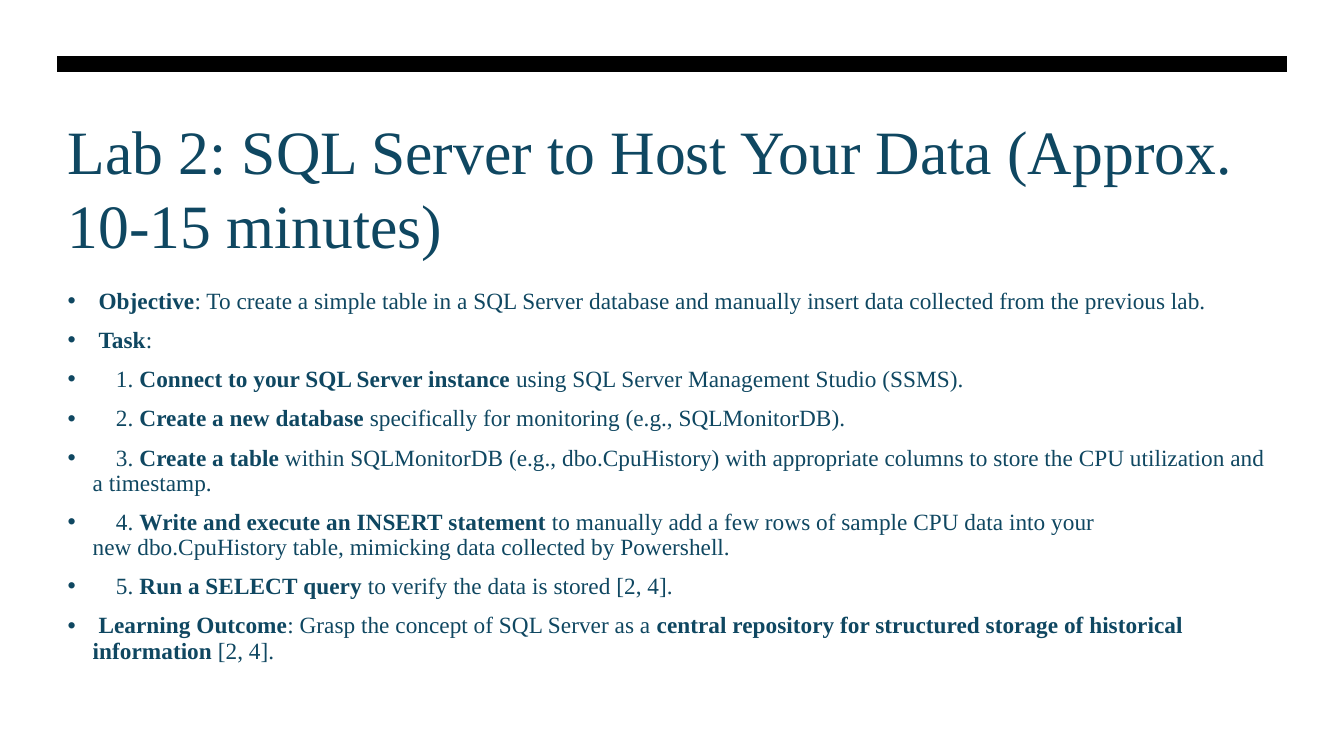
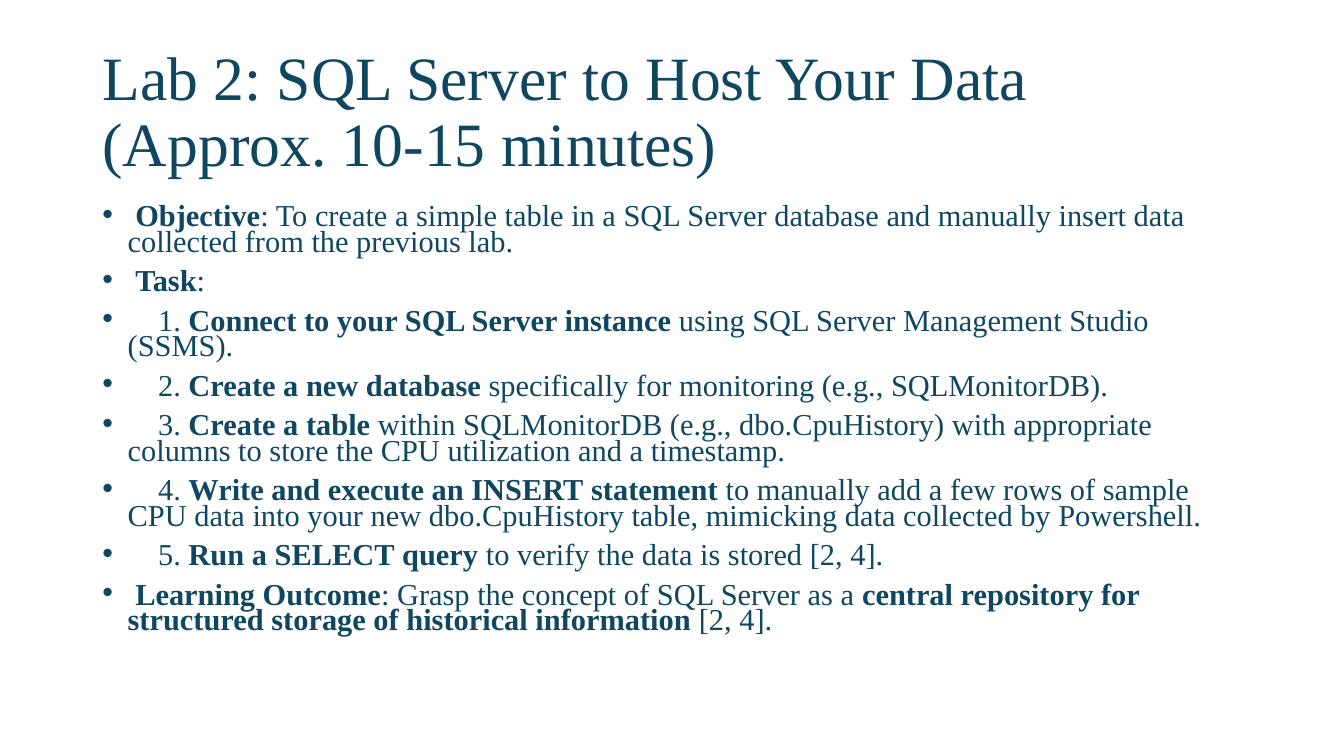
Before and after one commit to David-Seis/Presentations, a slide deck: slide 12 of Sessions/Build a Custom Monitoring Solution for your SQL Server Environment/2025-07-19 - SQLSATSF/Custom monitoring solution.pptx (slide 19 before the commit). Drawn at 1344x756 pixels with LibreOffice and Linux fonts; fonts in the diff are those of the drawing. Boxes give left, top, right and bottom in pixels: in the first picture for what was removed or moved away, otherwise in the second. Text is boxed around its words. In the diff, an @@ line names an element or a change of style, - is before the commit and + after.

Commit message:
Update presentation files for SQL Server sessions with new content

```diff
--- a/Sessions/Build a Custom Monitoring Solution for your SQL Server Environment/2025-07-19 - SQLSATSF/Custom monitoring solution.pptx
+++ b/Sessions/Build a Custom Monitoring Solution for your SQL Server Environment/2025-07-19 - SQLSATSF/Custom monitoring solution.pptx
@@ freeform shape removed at (57,56,1288,73) @@
@@ title "Lab 2: SQL Server to ...": place and size @@
-title "Lab 2: SQL Server to ..." at (68,131,1231,260)
+title "Lab 2: SQL Server to ..." at (102,57,1027,178)
@@ title "Lab 2: SQL Server to ..." at (102,57,1027,178): line spacing 1 to 0.9; vertical alignment top to middle @@
@@ text "Objective: To create a simple ...": place and size @@
-text "Objective: To create a simple ..." at (93,292,1264,663)
+text "Objective: To create a simple ..." at (128,205,1201,637)
@@ text "Objective: To create a simple ..." at (128,205,1201,637): size 16.6 to 21.7 pt; line spacing 0.9 to 0.7 @@
```
Also in this commit, not shown: 18 other slides changed, 1 slide added, 1 slide removed, 2 other files.
